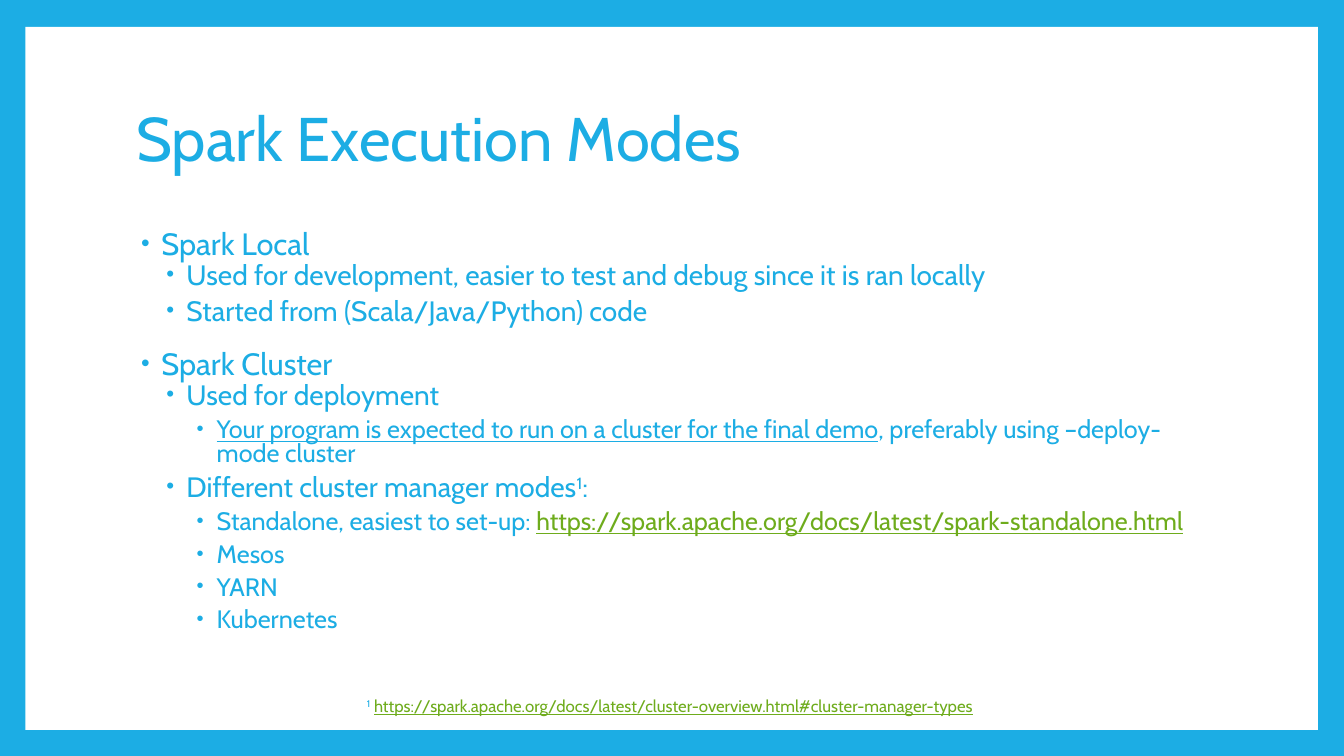
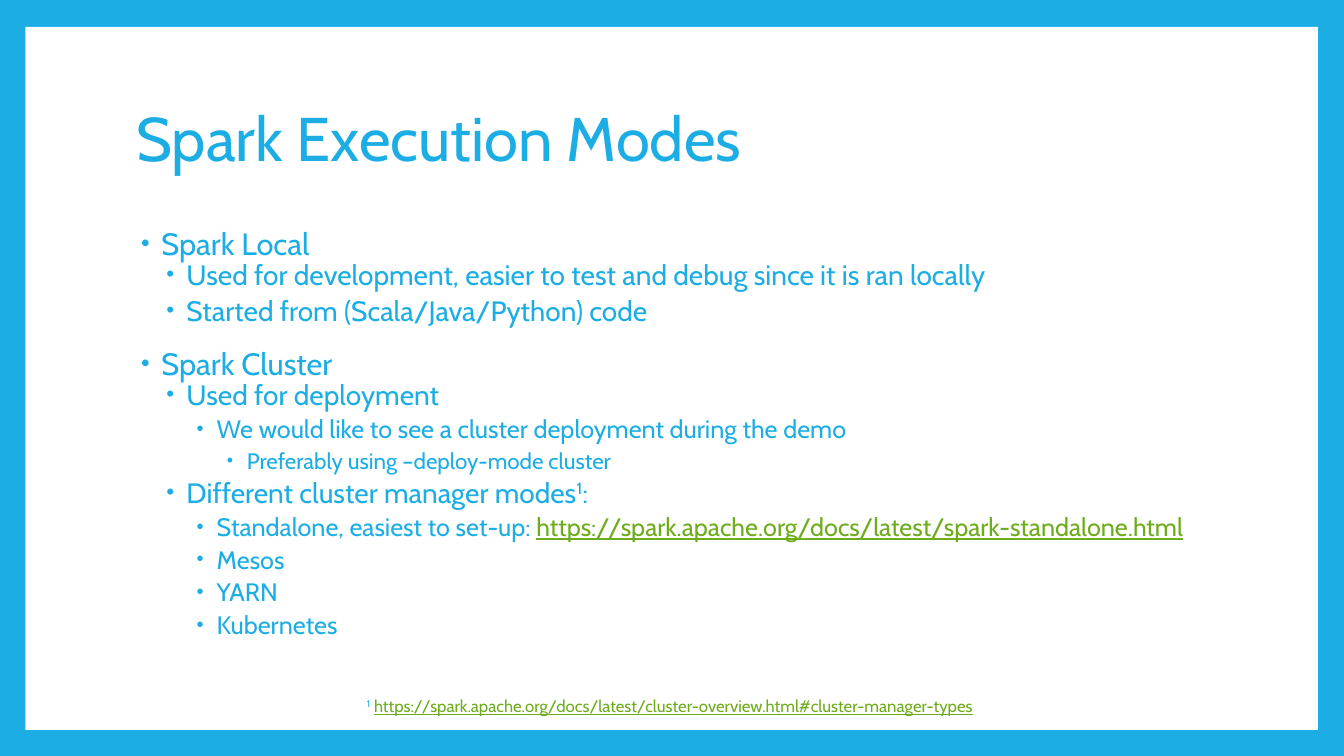
Before and after one commit to BrianSetz/spark-bootcamp, a slide deck: slide 4 of slides/Apache Spark Bootcamp.pptx. Drawn at 1344x756 pixels with LibreOffice and Linux fonts; fonts in the diff are those of the drawing. Boxes give left, top, right and bottom in pixels: in the first picture for what was removed or moved away, otherwise in the second. Text is boxed around its words. In the diff, an @@ line names an element or a change of style, - is before the commit and + after.

```diff
--- a/slides/Apache Spark Bootcamp.pptx
+++ b/slides/Apache Spark Bootcamp.pptx
@@ text at box(217, 419, 846, 475): text changed @@
-    • Your program is expected to run on a cluster for the final demo, preferably using –deploy-mode cluster
+    • We would like to see a cluster deployment during the demo
+      • Preferably using –deploy-mode cluster
```
Also in this commit, not shown: 6 other slides changed, 1 slide added, 1 other file.
